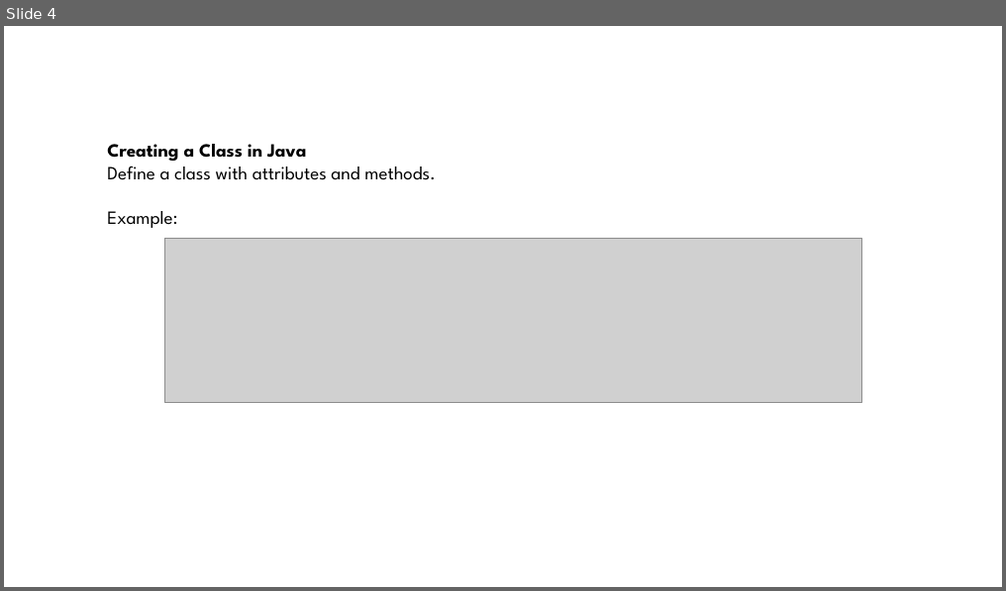
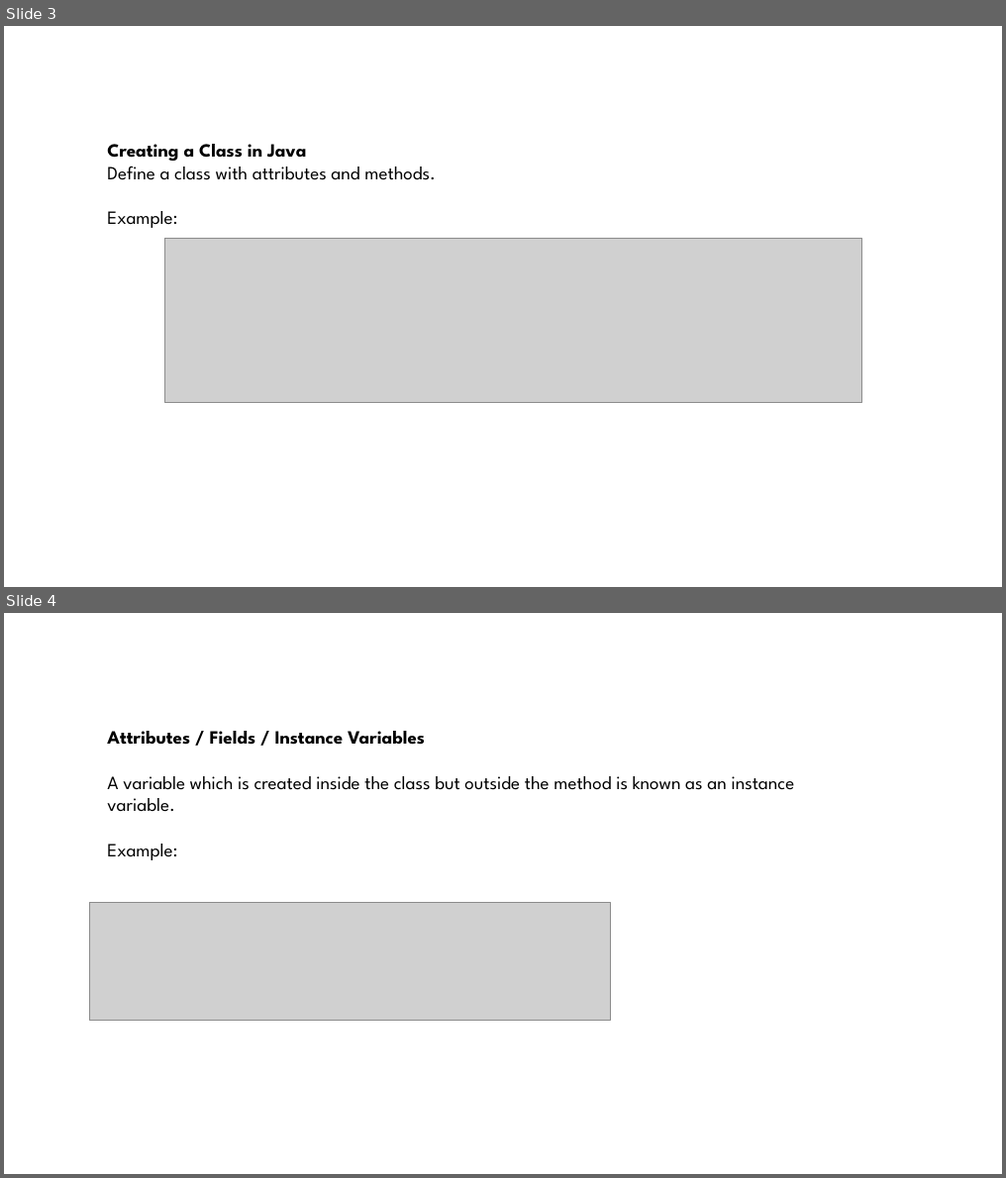
Before and after one commit to ashrafulparan2/SEU-Resources, a slide deck: CSE281/Lecture 2.pptx. Shown one above the other, each under a label of ours: slide 4 before the commit, slides 3 and 4 after it. The pictures are 1006x591 and 1006x1178 pixels, drawn with LibreOffice and Linux fonts; fonts in the diff are those of the drawing; grey boxes stand for pictures; background and template pictures are left out. Boxes give left, top, right and bottom in pixels: in the first picture for what was removed or moved away, otherwise in the second. Text is boxed around its words. In the diff, an @@ line names an element or a change of style, - is before the commit and + after.

```diff
--- a/CSE281/Lecture 2.pptx
+++ b/CSE281/Lecture 2.pptx
@@ slide 4 added at (4, 613, 1002, 1174), background #FFFFFF @@
@@ text added at (107, 731, 795, 861), 18 pt, text #000000 @@
+Attributes / Fields / Instance Variables
+A variable which is created inside the class but outside the method is known as an instance variable.
+Example:
@@ picture added at (89, 903, 611, 1020) @@
@@ what was slide 4 is now slide 3 @@
```
Also in this commit, not shown: 2 slides changed, 4 other slides added.
